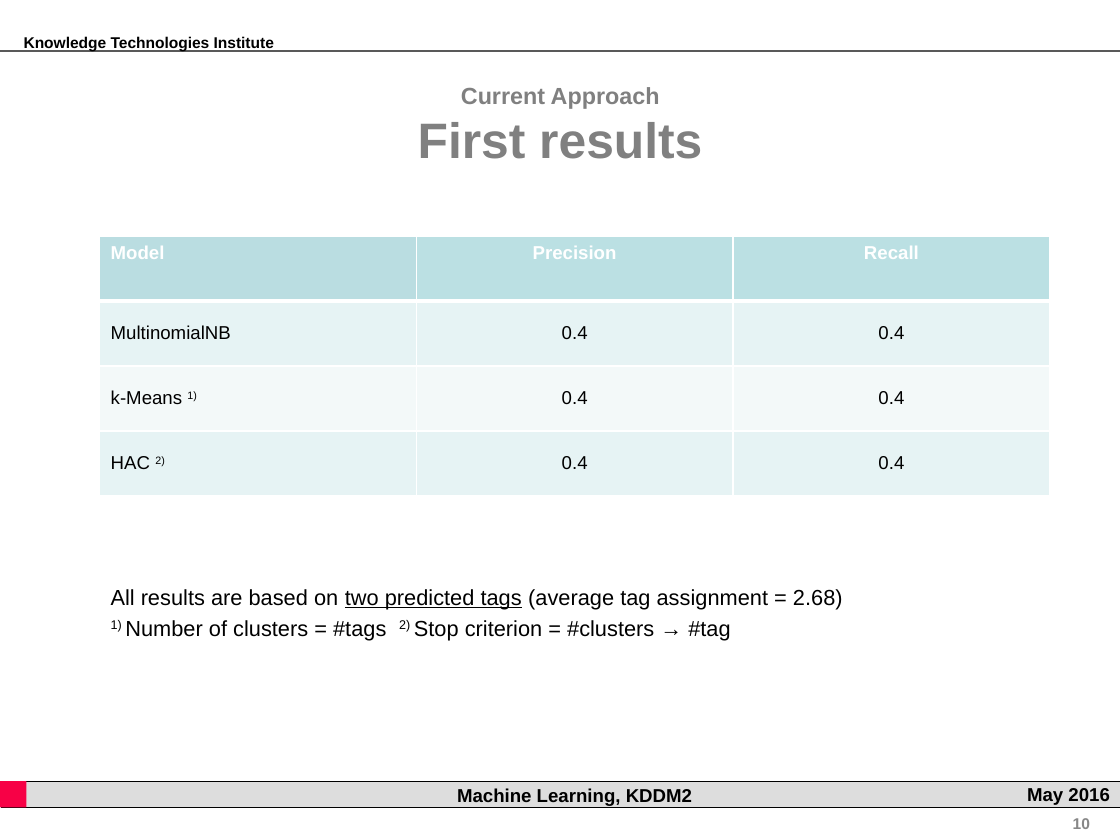
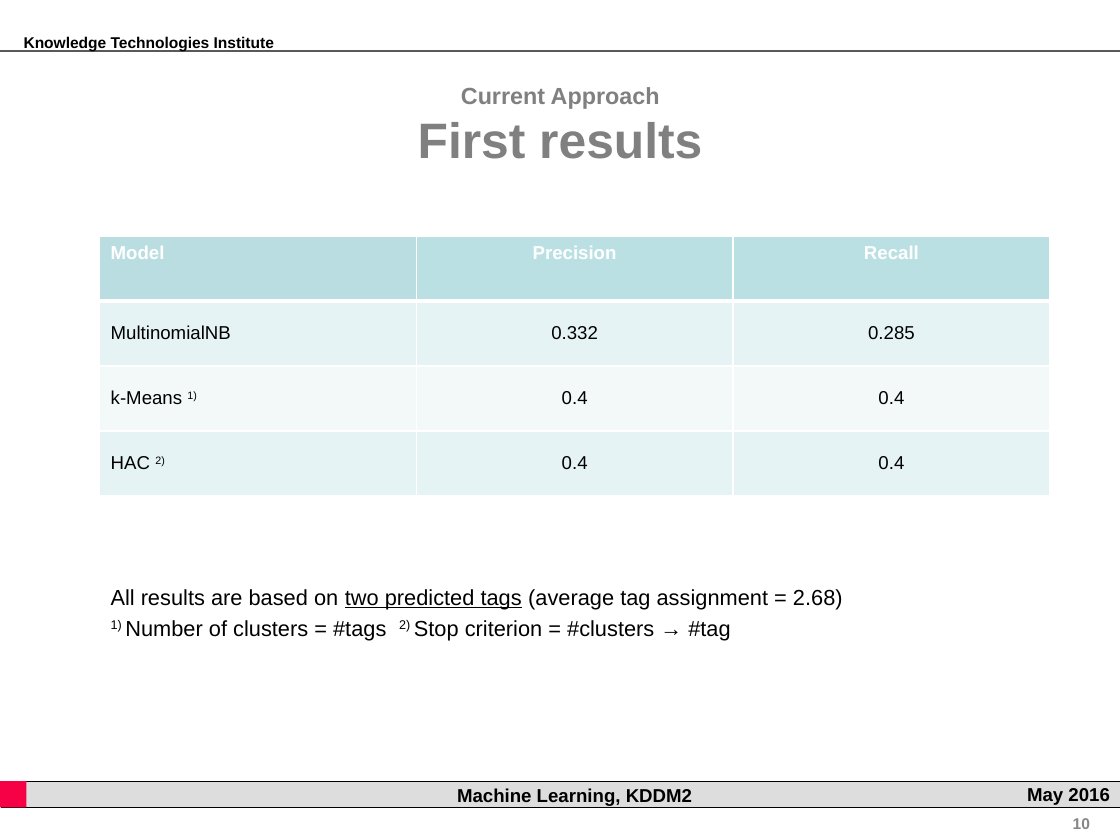
Before and after one commit to rsamer/MLSE, a slide deck: slide 10 of presentation/interim/Presentation.pptx. Drawn at 1120x840 pixels with LibreOffice and Linux fonts; fonts in the diff are those of the drawing; background and template pictures are left out. Boxes give left, top, right and bottom in pixels: in the first picture for what was removed or moved away, otherwise in the second. Text is boxed around its words. In the diff, an @@ line names an element or a change of style, - is before the commit and + after.

Commit message:
presentation changes

```diff
--- a/presentation/interim/Presentation.pptx
+++ b/presentation/interim/Presentation.pptx
@@ table at <box>100,236,1051,495</box> @@
-row 2, column 2: 0.4
+row 2, column 2: 0.332
-row 2, column 3: 0.4
+row 2, column 3: 0.285
```
Also in this commit, not shown: 2 other slides changed.
